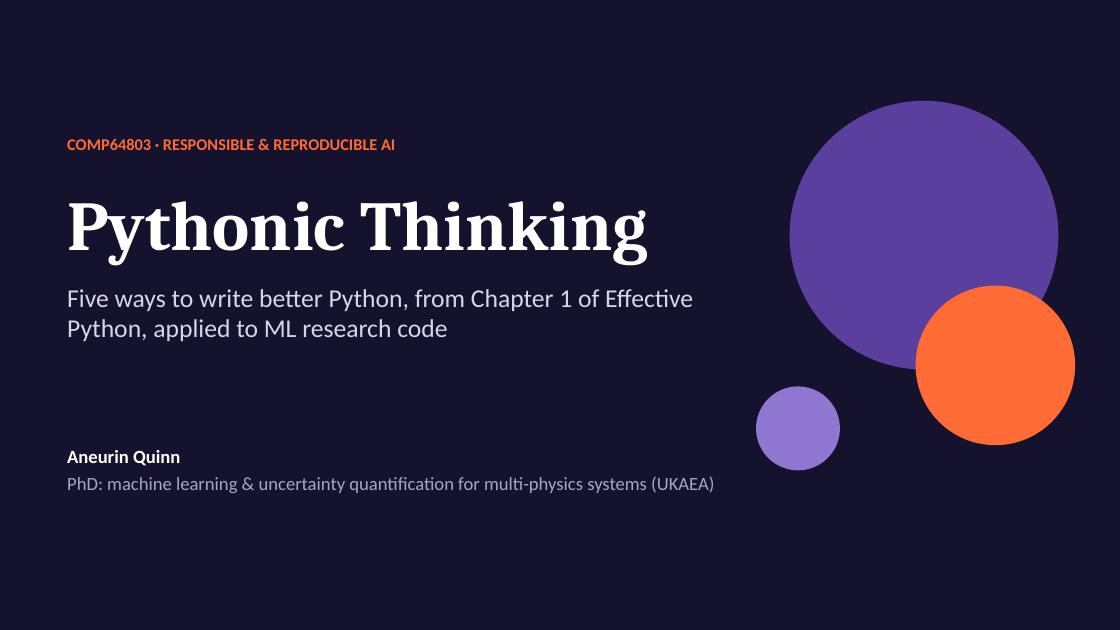
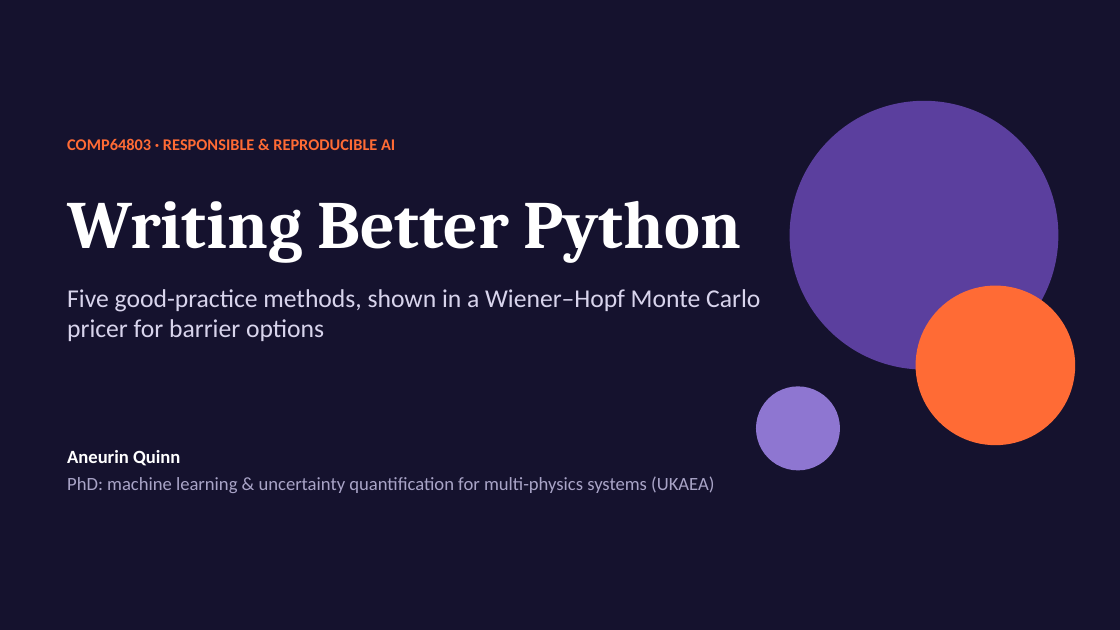
Before and after one commit to mingfeisun/COMP64803-Responsible-Reproducible-AI, a slide deck: slide 1 of cohort-2026/Aneurin_Quinn/Effective_Python/Pythonic_Thinking_AQ.pptx. Drawn at 1120x630 pixels with LibreOffice and Linux fonts; fonts in the diff are those of the drawing. Boxes give left, top, right and bottom in pixels: in the first picture for what was removed or moved away, otherwise in the second. Text is boxed around its words. In the diff, an @@ line names an element or a change of style, - is before the commit and + after.

```diff
--- a/cohort-2026/Aneurin_Quinn/Effective_Python/Pythonic_Thinking_AQ.pptx
+++ b/cohort-2026/Aneurin_Quinn/Effective_Python/Pythonic_Thinking_AQ.pptx
@@ text at [67, 201, 741, 263]: text changed; size 60 to 58 pt @@
-Pythonic Thinking
+Writing Better Python
@@ text at [67, 289, 760, 341]: text changed @@
-Five ways to write better Python, from Chapter 1 of Effective Python, applied to ML research code
+Five good-practice methods, shown in a Wiener–Hopf Monte Carlo pricer for barrier options
```
Also in this commit, not shown: 1 other slide changed, 10 slides added, 8 slides removed, 23 other files.
